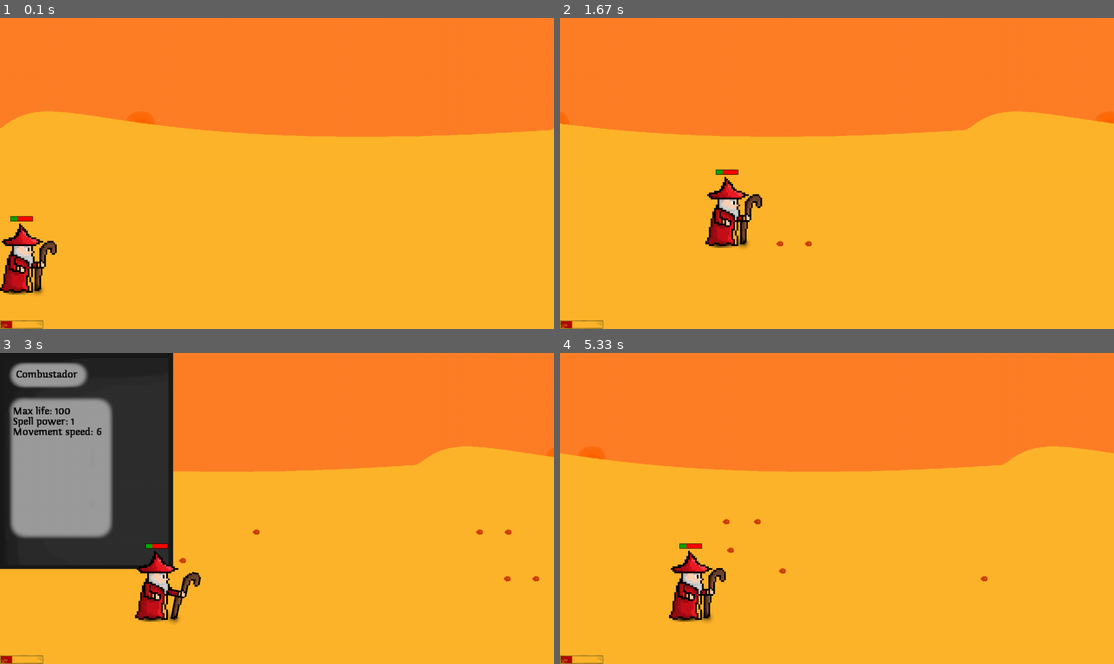
Above: before the commit, frames 1-4 (two rows, left to right).
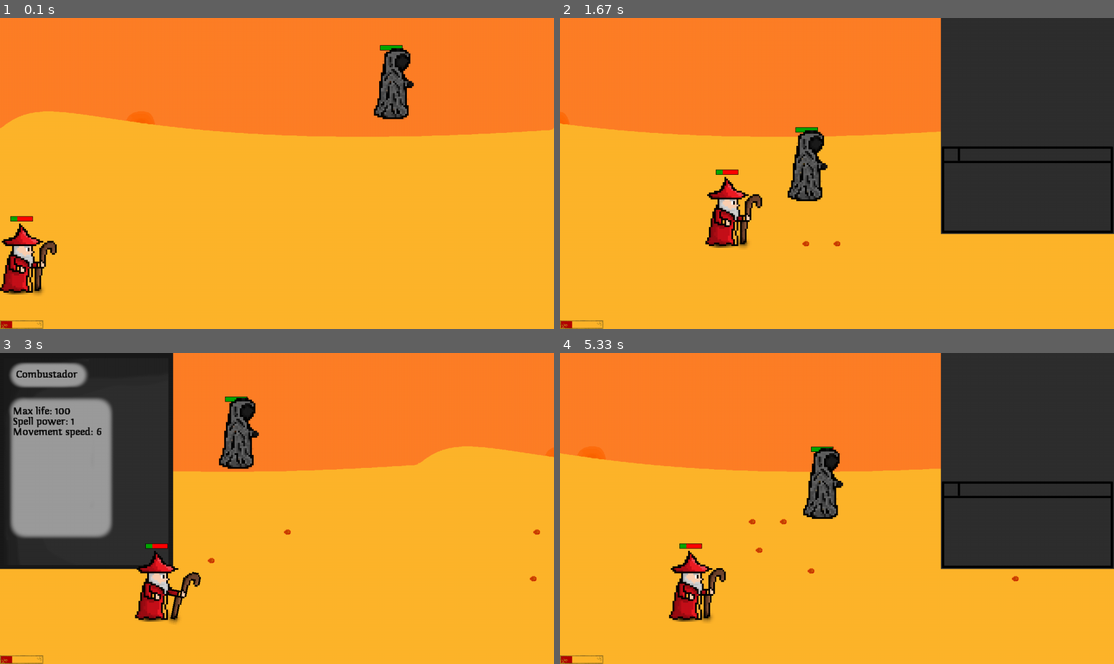
Above: after the commit, the same moments.

Repository: sorennx/Pygame-Project
Game: pygame game, started from src/main.py
Two runs of this game, one before a commit and one after it. Both use one fixed random seed, a clock stepped at 60 frames per second and the inputs below.
Inputs:
- Up to frame 1 (0.1 s): no input
- Up to frame 2 (1.67 s): hold C 0.33-0.8 s; hold D 0.33-0.8 s; hold D 0.83-1.3 s; tap X at 0.9, 1.2, 1.4 s; tap C at 0.98 s; hold W 1.33-1.63 s; tap I at 1.48 s
- Up to frame 3 (3 s): hold D 1.67-2.13 s; tap X at 1.73, 2.03, 2.23, 2.53, 2.8 s; hold A 2.17-2.7 s; tap C at 2.32 s; hold S from 2.73 s (still down); tap I at 2.88 s
- Up to frame 4 (5.33 s): release S at 3.03 s; hold Esc 3.07-3.47 s; hold A 3.07-3.47 s; tap X at 3.13, 3.43, 3.57, 3.87, 4, 4.4, 4.7, 5.07 s; hold A 3.5-3.9 s; tap C at 3.65, 5.15 s; hold W 3.93-4.3 s; tap I at 4.08 s; hold D 4.33-4.97 s; hold S from 5 s (still down)

The runs differ from the first frame. In frame 1, 1.2% of the frame differs, in the area x 67-75%, y 8-33%; in frame 2, 23%; in frame 3, 1.4%; in frame 4, 23%, in the area x 29-100%, y 0-74%.

Commit message:
v0.0.20 - added Wraith, groundwork for inventoryWindow

Diff:
--- a/src/Abilities.py
+++ b/src/Abilities.py
@@ -46,7 +46,7 @@
         self.hero = hero
         self.image = pygame.image.load(os.path.join('./assets/Projectiles/Fireball','Fireball1.png'))
         self.rect = self.image.get_rect()
-        self.rect.x = self.hero.weaponXoffset + self.hero.rect.x
+        self.rect.x = self.hero.weapon.rect.x + self.hero.weaponXoffset
         self.rect.y = self.hero.weaponYoffset + self.hero.rect.y
         self.xCord = hero.xCord
         self.yCord = hero.yCord
@@ -66,8 +66,7 @@
 
     def update(self):
         if self.collided:
-
-            self.kill()
+            self.kill() #without this fireballs can 'pierce' - tghey wont disappear after hitting an enemy
         if self.hero.movingBackward:  # apparently this part is very important and projetiles will disappear if they go out of the view
             self.rect.x += self.hero.movementSpeed
             self.xCord += self.hero.movementSpeed
--- a/src/Enemies.py
+++ b/src/Enemies.py
@@ -10,15 +10,19 @@
     def __init__(self, x,y,window,hero):
         super().__init__()
         self.window = window
-        #Hero related images and general info:
+        #Enemy related images and general info:
         self.image = FLOATINGEMBER_IMG
         self.hero = hero
         self.rect = self.image.get_rect()
         self.rect.center = [x,y]
-        self.rect.center = [2000,150]
+        self.rect.center = [900,150]
         self.xCord = self.rect.x
         self.yCord = self.rect.y
 
+        #Stats used for movement types:
+        self.xMove = 0 #cords used for reference for movement (rhombus and so on)
+        self.yMove = 0
+        self.movePhase = 0 #used for tracking in which phase of movement (rhombus movement and so on) the entity is
 
         #Enemy general attributes:
         self.maxHp = 100
@@ -43,11 +47,11 @@
 
     def update(self):
         self.drawHpBar()
-        if self.currentHp <= 0 and not self.undead :
+        if self.currentHp <= 0 and not self.undead:
             self.kill()
 
         if self.randomMovement == True:
-            self.randomMove()
+            self.rhombusMoveCW()
 
         if self.hero.movingBackward:
             self.rect.x += self.hero.movementSpeed
@@ -71,3 +75,72 @@
             self.rect.y += 2
         elif ry==2:
             self.rect.y -= 2
+
+    def rhombusMoveCW(self): #clockwise move in a shape of a rhombus
+        len = 50*self.movementSpeed
+        #print(self.xMove,self.yMove)
+        if self.movePhase == 0:
+            self.xMove += self.movementSpeed
+            self.yMove += self.movementSpeed
+
+            self.rect.x += self.movementSpeed
+            self.rect.y += self.movementSpeed
+
+            self.xCord += self.movementSpeed
+            self.yCord += self.movementSpeed
+
+            if self.xMove >= len and self.yMove >= len:
+                self.movePhase = 1
+
+        if self.movePhase == 1:
+            self.xMove -= self.movementSpeed
+            self.yMove += self.movementSpeed
+
+            self.rect.x -= self.movementSpeed
+            self.rect.y += self.movementSpeed
+
+            self.xCord -= self.movementSpeed
+            self.yCord += self.movementSpeed
+
+            if self.xMove <= 0 and self.yMove >= 2*len:
+                self.movePhase = 2
+
+        if self.movePhase == 2:
+            self.xMove -= self.movementSpeed
+            self.yMove -= self.movementSpeed
+
+            self.rect.x -= self.movementSpeed
+            self.rect.y -= self.movementSpeed
+
+            self.xCord -= self.movementSpeed
+            self.yCord -= self.movementSpeed
+
+            if self.xMove <= -len and self.yMove <= len:
+                self.movePhase = 3
+
+        if self.movePhase == 3:
+            self.xMove += self.movementSpeed
+            self.yMove -= self.movementSpeed
+
+            self.rect.x += self.movementSpeed
+            self.rect.y -= self.movementSpeed
+
+            self.xCord += self.movementSpeed
+            self.yCord -= self.movementSpeed
+
+            if self.xMove >= 0 and self.yMove <= 0:
+                self.movePhase = 0
+
+
+class Wraith(Enemy):
+    def __init__(self,x,y,window,hero): #todo: add other attributes
+        super().__init__(x, y, window, hero)
+        self.maxHp = 1000
+        self.currentHp = self.maxHp
+        self.image = pygame.transform.scale(pygame.image.load(os.path.join('./assets/Enemies/Wraith','Wraith.png')),(108,180))
+        self.rect = self.image.get_rect()
+        self.rect.center = [x, y]
+        self.rect.center = [900, 150]
+        self.xCord = self.rect.x
+        self.yCord = self.rect.y
+        self.movementSpeed = 2
--- a/src/GameEvents.py
+++ b/src/GameEvents.py
@@ -1,7 +1,5 @@
 #todo: onHitEvent, onCollisionEvent etc
 import pygame
-
-
 
 class ProjectileCollision:
     @classmethod
@@ -12,7 +10,7 @@
             for tar in targetsHit.values():
                 for i in tar:
                     i.currentHp -= (proj.damage)
-                    proj.colided = True
+                    proj.collided = True
                     if proj.lifeSteal and proj.hero.currentHp < proj.hero.maxHp:
                         proj.hero.currentHp += (proj.damage * proj.lifeStealPower)
 
--- /dev/null
+++ b/src/Items.py
@@ -0,0 +1,25 @@
+import pygame
+
+
+class Item(pygame.sprite.Sprite):
+    pass
+
+
+class QuestItem(Item):
+    pass
+
+
+class NormalItem(Item):
+    pass
+
+
+class MagicItem(Item):
+    pass
+
+
+class RareItem(Item):
+    pass
+
+
+class LegendaryItem(Item):
+    pass
--- a/src/MainHero.py
+++ b/src/MainHero.py
@@ -14,8 +14,9 @@
 FIREBALL = pygame.image.load(os.path.join('./assets/Projectiles/Fireball', 'Fireball1.png'))
 
 class MainHero(pygame.sprite.DirtySprite):
-    def __init__(self, x,y,window, img = MAIN_HERO_IMAGE ):
+    def __init__(self, x,y,window,game, img = MAIN_HERO_IMAGE ):
         super().__init__()
+        self.game = game
         self.window = window
         self.events = []
         self.keysPressed = pygame.key.get_pressed()
@@ -38,9 +39,13 @@
         self.baseSpellPower = 1
 
         #Hero UI:
-        self.UIgroup = pygame.sprite.Group()
-        self.charSheet = CharacterSheet(self.window, self)
-        self.UIgroup.add(self.charSheet)
+        self.charSheetWindowGroup = pygame.sprite.Group()
+        self.charSheetWindow = CharacterSheetWindow(self.window, self)
+        self.charSheetWindowGroup.add(self.charSheetWindow)
+
+        self.inventoryWindowGroup = pygame.sprite.Group()
+        self.inventoryWindow = InventoryWindow(self.window, self)
+        self.inventoryWindowGroup.add(self.inventoryWindow)
 
         #Hero weapon related stuff:
         self.weaponXoffset = 66
@@ -59,6 +64,7 @@
         #Hero projectile related stuff:
         self.projectileList = []
         self.projectileImg = FIREBALL
+
         #beams and projectiles
         self.beamList = []
         self.beamGroup = pygame.sprite.Group()
@@ -201,17 +207,28 @@
         for event in self.events:
             if event.type == pygame.KEYDOWN:
                 if event.key == pygame.K_ESCAPE:
-                    self.charSheet.isOpen = False
+                    self.charSheetWindow.isOpen = False
+                    self.inventoryWindow.isOpen = False
 
                 if event.key == pygame.K_c:
-                    if self.charSheet.isOpen == False:
-                        self.charSheet.isOpen = True
-                    elif self.charSheet.isOpen == True:
-                        self.charSheet.isOpen = False
-
-        if self.charSheet.isOpen:
-            self.UIgroup.update()
-            self.UIgroup.draw(self.window)
+                    if self.charSheetWindow.isOpen == False:
+                        self.charSheetWindow.isOpen = True
+                    elif self.charSheetWindow.isOpen == True:
+                        self.charSheetWindow.isOpen = False
+                if event.key == pygame.K_i:
+                    if self.inventoryWindow.isOpen ==False:
+                        self.inventoryWindow.isOpen = True
+                    elif self.inventoryWindow.isOpen ==True:
+                        self.inventoryWindow.isOpen = False
+
+        if self.charSheetWindow.isOpen:
+            self.charSheetWindowGroup.update()
+            self.charSheetWindowGroup.draw(self.window)
+
+        if self.inventoryWindow.isOpen:
+            self.inventoryWindowGroup.update()
+            self.inventoryWindowGroup.draw(self.window)
+
 
     def handleHeroMovement(self,keysPressed):
         self.movingForward = False
--- a/src/UserInterface.py
+++ b/src/UserInterface.py
@@ -24,7 +24,7 @@
         pygame.draw.rect(self.window, (180,0,0), (self.rect.x-2, self.rect.y, self.image.get_width()*self.hero.currentHp/self.hero.maxHp, self.image.get_height()))
 
 
-class CharacterSheet(pygame.sprite.Sprite):
+class CharacterSheetWindow(pygame.sprite.Sprite):
     def __init__(self,window,hero):
         super().__init__()
         self.isOpen = False
@@ -63,7 +63,27 @@
     def update(self):
         self.drawCharacterSheet()
 
-class Inventory():
+
+class InventoryWindow(pygame.sprite.DirtySprite):
+    def __init__(self,window,hero):
+        super().__init__()
+        self.window = window
+        self.hero = hero
+        self.isOpen = False
+
+        self.inventorySlots = 50
+        self.inventoryList = [] #todo: save inventory
+        self.image = pygame.image.load(os.path.join('./assets/UI/InventoryWindow','InventoryWindow.png'))
+        self.rect = self.image.get_rect()
+        self.rect.x = self.hero.game.width - self.image.get_width()
+
+    def drawItems(self):
+        pass
+
+    def update(self):
+        self.drawItems()
+
+class EquipmentWindow():
     pass
 
 class SkillWindow():
--- a/src/main.py
+++ b/src/main.py
@@ -78,16 +78,16 @@
         run = True
         clock = pygame.time.Clock()
 
-        hero1 = MainHero(50, 550, self.gameWindow,FIREMAGE_IMAGE)
+        hero1 = MainHero(50, 550, self.gameWindow,self, FIREMAGE_IMAGE)
 
         heroGroup = pygame.sprite.Group()
         heroGroup.add(hero1)
 
-        enemy1 = Enemy(750,550,self.gameWindow,hero1)
-        enemy2 = Enemy(850, 550, self.gameWindow,hero1)
+        #enemy1 = Enemy(750,550,self.gameWindow,hero1)
+        #enemy2 = Enemy(850, 550, self.gameWindow,hero1)
         enemyGroup = pygame.sprite.Group()
-        enemyGroup.add(enemy1)
-        enemyGroup.add(enemy2)
+        #enemyGroup.add(enemy1)
+        #enemyGroup.add(enemy2)
 
         hpbar1 = HpBar(hero1, self.gameWindow)
         hpBarGroup = pygame.sprite.Group()
@@ -149,11 +149,16 @@
         ProjectileCollision.checkProjCollision(projGroup,targetGroup)
 
     def spawnSomeMobs(self,enemyGroup,hero): #todo: move it somwhere else
-        if len(enemyGroup) <=2:
-            for i in range(2):
-                enemy = Enemy(850-r.randint(50,100), 550-r.randint(50,100), self.gameWindow,hero)
-                enemyGroup.add(enemy)
-
+        # if len(enemyGroup) <=1:
+        #     for i in range(1):
+        #         #enemy = Enemy(850-r.randint(50,100), 550-r.randint(50,100), self.gameWindow,hero)
+        #         wraith = Wraith(850-r.randint(50,100), 550-r.randint(50,100), self.gameWindow,hero)
+        #         #enemyGroup.add(enemy)
+        #         enemyGroup.add(wraith)
+        if len(enemyGroup) == 0:
+            wraith = Wraith(850 - r.randint(50, 100), 550 - r.randint(50, 100), self.gameWindow, hero)
+            # enemyGroup.add(enemy)
+            enemyGroup.add(wraith)
 
 def main():
     gameName = "Entity Unknown by CCCC"
Binary file added: assets/Enemies/Wraith/Wraith.png
Binary file added: assets/UI/InventoryWindow/InventoryWindow.png
Binary file added: assets/mainHero/GreyMage/greymage.png
Not shown, added: assets/Enemies/Wraith.xcf
Not shown, added: assets/Enemies/Wraith/Wraith.xcf
Not shown, added: assets/UI/InventoryWindow/InventoryWindow.xcf
Not shown, added: assets/mainHero/GreyMage/greymage.xcf
